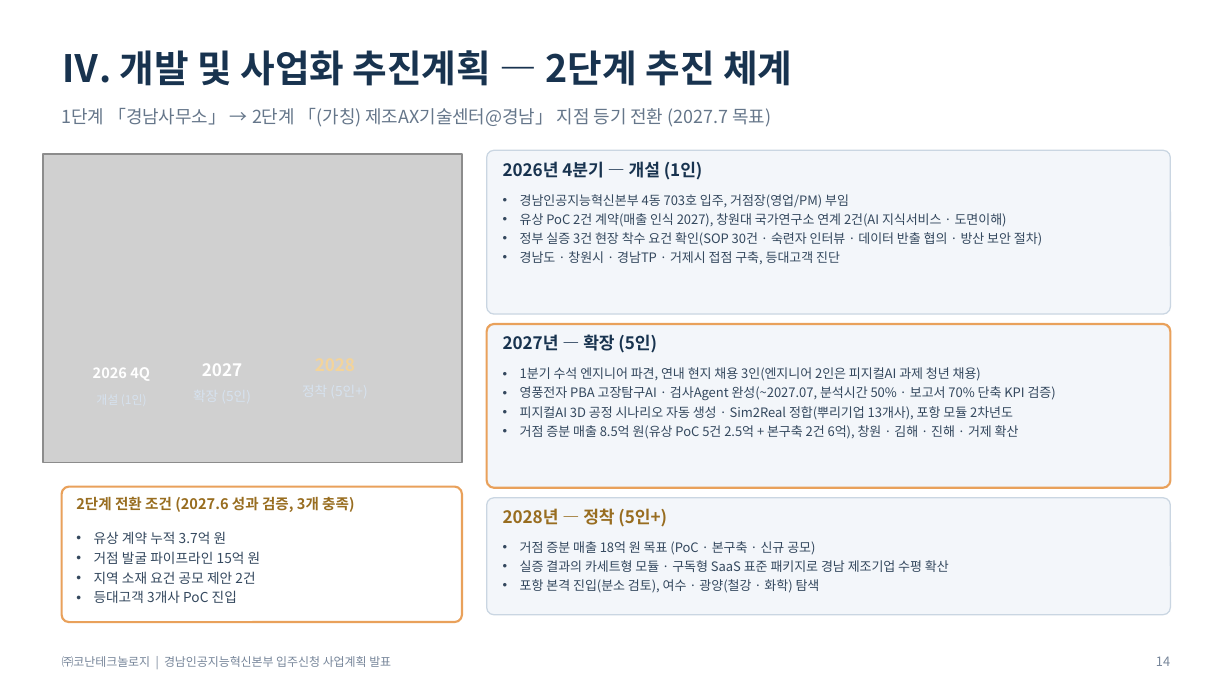
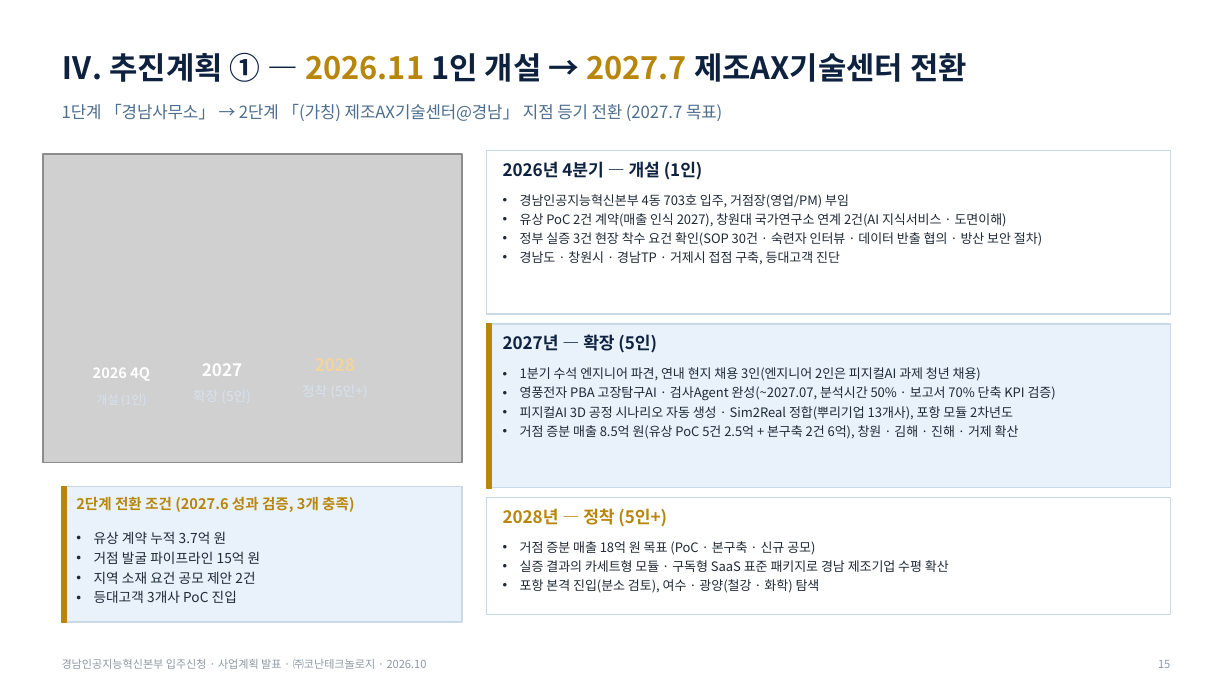
Before and after one commit to Jacob-Yeom/claude, a slide deck: slide 15 of deliverables/gyeongnam_tp_pitch/Konan_GyeongnamAI_Tenancy_Pitch_15min.pptx (slide 14 before the commit). Drawn at 1232x693 pixels with LibreOffice and Linux fonts; fonts in the diff are those of the drawing; grey boxes stand for pictures. Boxes give left, top, right and bottom in pixels: in the first picture for what was removed or moved away, otherwise in the second. Text is boxed around its words. In the diff, an @@ line names an element or a change of style, - is before the commit and + after.

```diff
--- a/deliverables/gyeongnam_tp_pitch/Konan_GyeongnamAI_Tenancy_Pitch_15min.pptx
+++ b/deliverables/gyeongnam_tp_pitch/Konan_GyeongnamAI_Tenancy_Pitch_15min.pptx
@@ text at bbox=[62, 52, 967, 82]: text changed; size 22 to 18 pt; text colour #18334F to #0E2240 @@
-Ⅳ. 개발 및 사업화 추진계획 — 2단계 추진 체계
+Ⅳ. 추진계획 ① — 2026.11 1인 개설 → 2027.7 제조AX기술센터 전환
@@ text "1단계 「경남사무소」 → 2단계 「(가칭) ..." at bbox=[62, 104, 722, 121]: size 10.5 to 9.8 pt, text colour #65768A to #4D6E8E @@
@@ rounded rectangle removed at bbox=[487, 150, 1170, 314] @@
@@ rectangle added at bbox=[487, 150, 1170, 314], fill #FFFFFF, outline #C9D9E8 0.75 pt @@
@@ text "2026년 4분기 — 개설 (1인)" at bbox=[503, 161, 703, 179]: text colour #18334F to #0E2240 @@
@@ rounded rectangle removed at bbox=[487, 324, 1170, 488] @@
@@ rectangle added at bbox=[487, 324, 1170, 488], fill #E9F2FB, outline #C9D9E8 0.75 pt @@
@@ rectangle added at bbox=[487, 324, 492, 488], fill #B8860B, outline #B8860B 1 pt @@
@@ text "2027년 — 확장 (5인)" at bbox=[503, 334, 657, 353]: text colour #18334F to #0E2240 @@
@@ rectangle at bbox=[62, 487, 462, 622]: rounded rectangle to rectangle; fill #FFFFFF to #E9F2FB; outline #E9A15B 1.25 pt to #C9D9E8 0.75 pt @@
@@ rectangle added at bbox=[62, 487, 67, 622], fill #B8860B, outline #B8860B 1 pt @@
@@ text "2단계 전환 조건 (2027.6 성과 ..." at bbox=[76, 496, 354, 512]: text colour #986D20 to #B8860B @@
@@ rounded rectangle removed at bbox=[487, 498, 1170, 615] @@
@@ rectangle added at bbox=[487, 498, 1170, 615], fill #FFFFFF, outline #C9D9E8 0.75 pt @@
@@ text "2028년 — 정착 (5인+)" at bbox=[503, 508, 667, 527]: text colour #986D20 to #B8860B @@
@@ text colour #34485E to #1F2A37 in 4 elements at bbox=[94, 531, 261, 603], bbox=[520, 194, 1042, 264], bbox=[520, 367, 1056, 439], bbox=[520, 541, 949, 593] @@
@@ text at bbox=[62, 659, 427, 669]: text changed; size 7 to 6.5 pt; text colour #77869A to #8E99A5 @@
-㈜코난테크놀로지 | 경남인공지능혁신본부 입주신청 사업계획 발표
+경남인공지능혁신본부 입주신청 · 사업계획 발표 · ㈜코난테크놀로지 · 2026.10
@@ text at bbox=[1158, 660, 1170, 668]: text changed; size 7.5 to 6.5 pt; text colour #77869A to #8E99A5 @@
-14
+15
```
Also in this commit, not shown: 17 other slides changed, 2 slides added, 1 slide removed, 3 other files.
